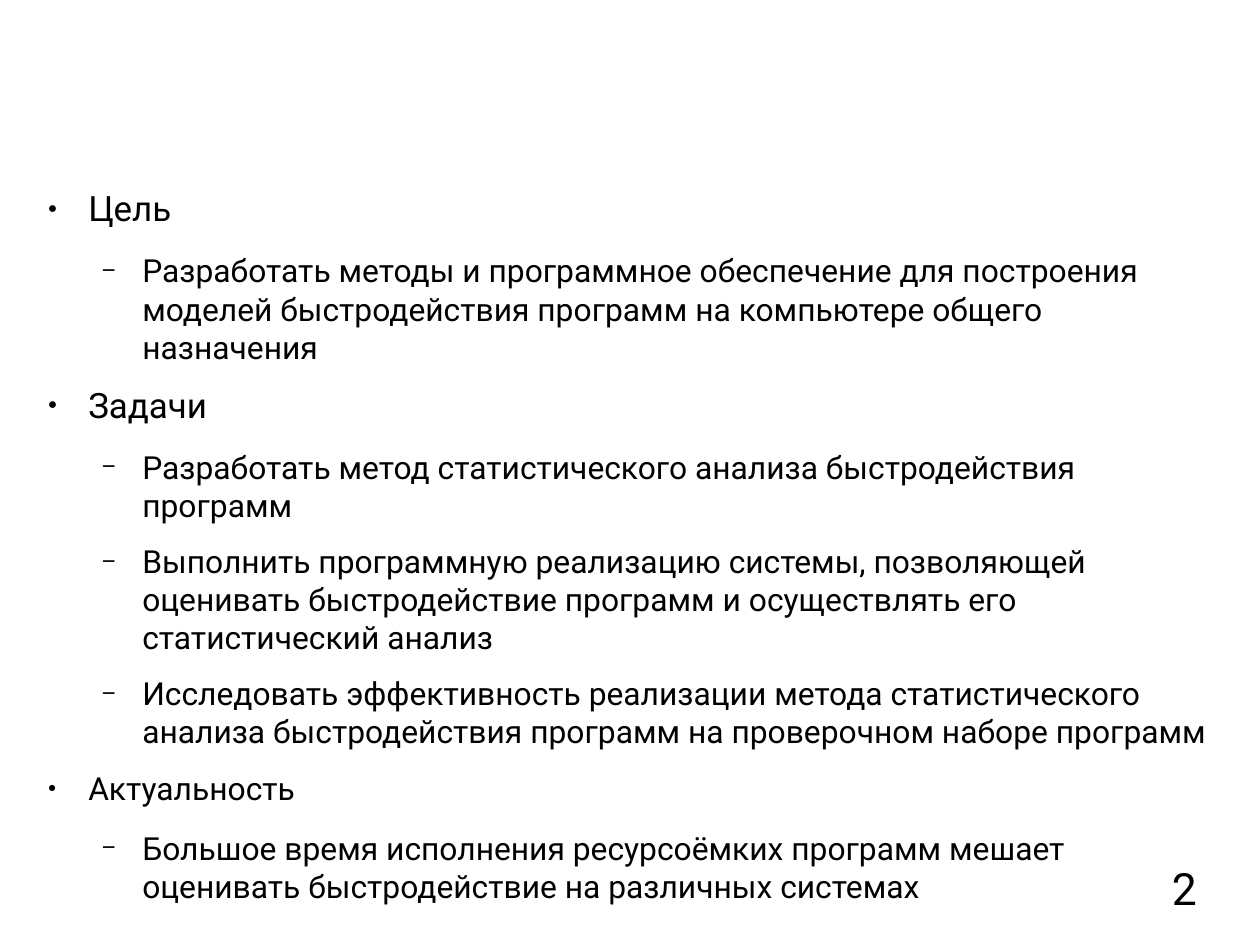
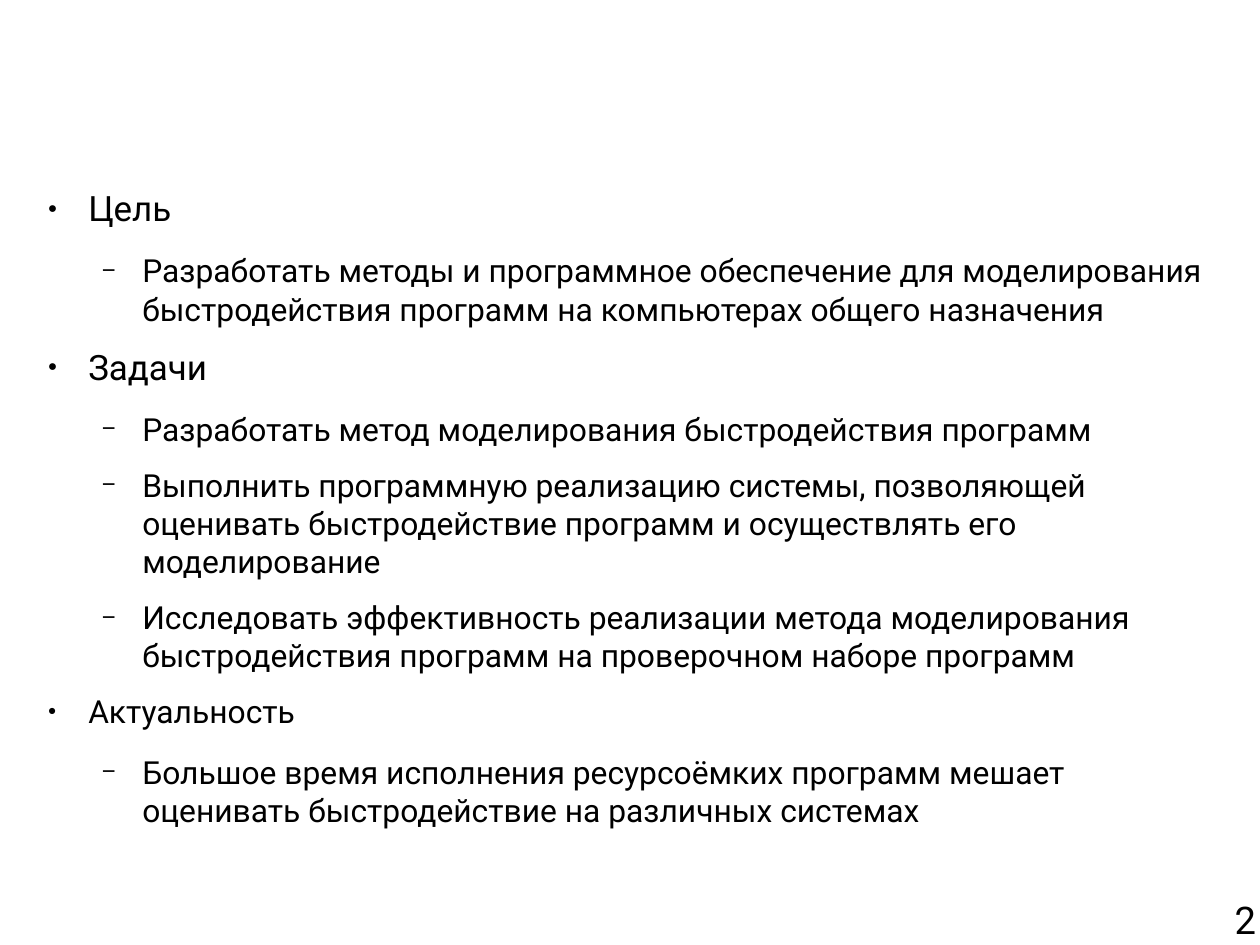
Before and after one commit to mkpankov/adaptor, a slide deck: slide 2 of diploma/defense/brochure.odp. Drawn at 1260x945 pixels with LibreOffice and Linux fonts; fonts in the diff are those of the drawing; background and template pictures are left out. Boxes give left, top, right and bottom in pixels: in the first picture for what was removed or moved away, otherwise in the second. Text is boxed around its words. In the diff, an @@ line names an element or a change of style, - is before the commit and + after.

```diff
--- a/diploma/defense/brochure.odp
+++ b/diploma/defense/brochure.odp
@@ text at [142,258,1201,328]: text changed @@
-  − Разработать методы и программное обеспечение для построения моделей быстродействия программ на компьютере общего назначения
+  − Разработать методы и программное обеспечение для моделирования быстродействия программ на компьютерах общего назначения
@@ text at [142,417,1130,674]: text changed @@
-  − Разработать метод статистического анализа быстродействия программ
-  − Выполнить программную реализацию системы, позволяющей оценивать быстродействие программ и осуществлять его статистический анализ
-  − Исследовать эффективность реализации метода статистического анализа быстродействия программ на проверочном наборе программ
+  − Разработать метод моделирования быстродействия программ
+  − Выполнить программную реализацию системы, позволяющей оценивать быстродействие программ и осуществлять его моделирование
+  − Исследовать эффективность реализации метода моделирования быстродействия программ на проверочном наборе программ
@@ page number: place and size @@
-page number at [1172,873,1197,905]
+page number at [1235,906,1256,934]
@@ page number at [1235,906,1256,934]: size 28 to 24 pt @@
```
Also in this commit, not shown: 30 other slides changed, 1 slide removed.
